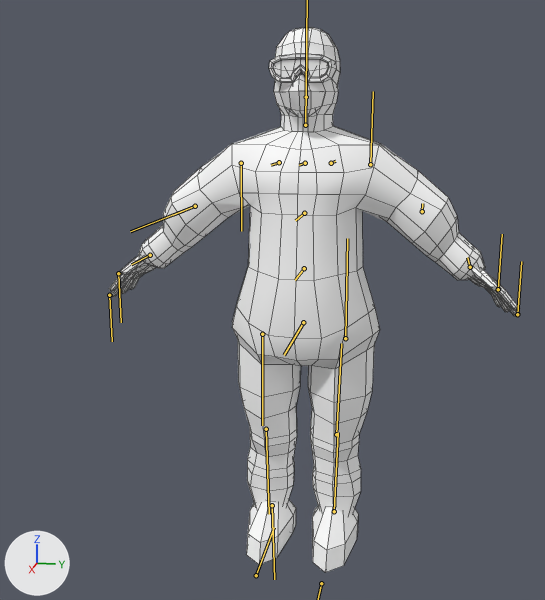
The FBX model purple-unity/Assets/Art/Anims/idleAnim_character.fbx as it was, and as the next commit left it.
One viewpoint serves both versions: a camera (50 mm lens) standing at (0.02434, 0.00376, 0.01444) and looking at (0.00008, -0.00109, 0.00838). The axes (+X, +Y, +Z) are drawn at lower left. The lights are the same throughout. Both versions are drawn at frame 1 of the action 'Take 001'; the numbers are the values there. The bones that bend it are drawn over the model as lines. Mesh edges are drawn as thin lines.

Objects in the first picture: 'character'.
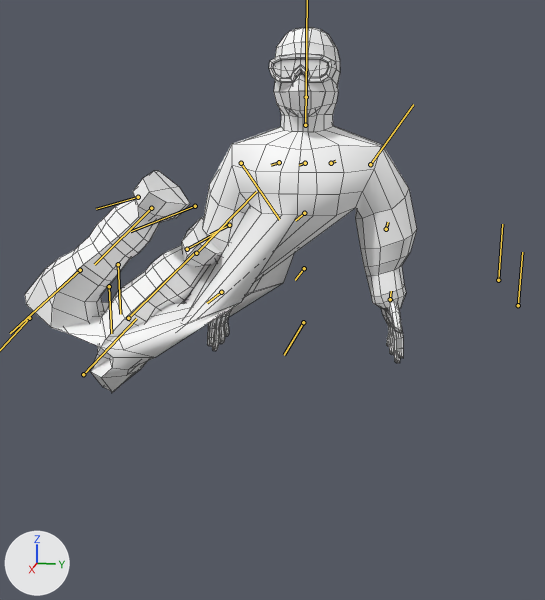
Patch to the scene script:
```diff
--- a/purple-unity/Assets/Art/Anims/idleAnim_character.fbx.py
+++ b/purple-unity/Assets/Art/Anims/idleAnim_character.fbx.py
@@ bone_arml @@
 bone_arml = bpy.data.objects['hips_CTRL'].pose.bones['armL']  # child of 'shoulderL'
-bone_arml.rotation_quaternion = (1.0, 0.0, 0.0, 0.0)  # degrees (0, 0, 0)
+bone_arml.rotation_quaternion = (0.954, -0.292, 0.048, -0.051)  # degrees (-34, 4, -7)
@@ bone_elbowl @@
 bone_elbowl = bpy.data.objects['hips_CTRL'].pose.bones['elbowL']  # child of 'armL'
-bone_elbowl.rotation_quaternion = (1.0, 0.0, 0.0, 0.0)  # degrees (0, 0, 0)
+bone_elbowl.rotation_quaternion = (0.996, -0.004, 0.034, 0.082)  # degrees (0, 4, 9)
@@ bone_armr @@
 bone_armr = bpy.data.objects['hips_CTRL'].pose.bones['armR']  # child of 'shoulderR'
-bone_armr.rotation_quaternion = (1.0, 0.0, 0.0, 0.0)  # degrees (0, 0, 0)
+bone_armr.rotation_quaternion = (0.954, -0.293, 0.035, -0.048)  # degrees (-34, 2, -6)
@@ bone_elbowr @@
 bone_elbowr = bpy.data.objects['hips_CTRL'].pose.bones['elbowR']  # child of 'armR'
-bone_elbowr.rotation_quaternion = (1.0, 0.0, 0.0, 0.0)  # degrees (0, 0, 0)
+bone_elbowr.rotation_quaternion = (0.998, -0.002, 0.026, 0.063)  # degrees (0, 3, 7)
@@ bone_thighr @@
 bone_thighr = bpy.data.objects['hips_CTRL'].pose.bones['thighR']  # child of 'transform1'
-bone_thighr.location = (0.0, 0.0, 0.0)
-bone_thighr.rotation_quaternion = (1.0, 0.0, 0.0, 0.0)  # degrees (0, 0, 0)
+bone_thighr.location = (0.074, 0.199, 0.67)
+bone_thighr.rotation_quaternion = (-0.379, 0.918, -0.061, -0.097)  # degrees (-135, 13, -2)
@@ bone_kneer @@
 bone_kneer = bpy.data.objects['hips_CTRL'].pose.bones['kneeR']  # child of 'thighR'
-bone_kneer.rotation_quaternion = (1.0, 0.0, 0.0, 0.0)  # degrees (0, 0, 0)
+bone_kneer.rotation_quaternion = (0.982, 0.016, 0.004, -0.189)  # degrees (2, 1, -22)
@@ bone_ankler @@
 bone_ankler = bpy.data.objects['hips_CTRL'].pose.bones['ankleR']  # child of 'kneeR'
-bone_ankler.rotation_quaternion = (1.0, 0.0, 0.0, 0.0)  # degrees (0, 0, 0)
+bone_ankler.rotation_quaternion = (0.992, -0.001, 0.0, 0.123)  # degrees (0, 0, 14)
@@ bone_thighl @@
 bone_thighl = bpy.data.objects['hips_CTRL'].pose.bones['thighL']  # child of 'transform1'
-bone_thighl.location = (0.0, 0.0, 0.0)
-bone_thighl.rotation_quaternion = (1.0, 0.0, 0.0, 0.0)  # degrees (0, 0, 0)
+bone_thighl.location = (0.072, 0.003, 1.15)
+bone_thighl.rotation_quaternion = (0.399, 0.913, -0.075, -0.037)  # degrees (133, 0, -10)
@@ bone_kneel @@
 bone_kneel = bpy.data.objects['hips_CTRL'].pose.bones['kneeL']  # child of 'thighL'
-bone_kneel.rotation_quaternion = (1.0, 0.0, 0.0, 0.0)  # degrees (0, 0, 0)
+bone_kneel.rotation_quaternion = (0.975, 0.019, 0.004, -0.22)  # degrees (2, 1, -25)
@@ bone_anklel @@
 bone_anklel = bpy.data.objects['hips_CTRL'].pose.bones['ankleL']  # child of 'kneeL'
-bone_anklel.rotation_quaternion = (1.0, 0.0, 0.0, 0.0)  # degrees (0, 0, 0)
+bone_anklel.rotation_quaternion = (0.991, -0.001, 0.0, 0.132)  # degrees (0, 0, 15)
```

Boxes (x1, y1, x2, y2) around the edits, measured in the pictures (545 x 600 px):
'character', posed (33% shorter): before (109, 27, 520, 572); after (25, 27, 417, 393)
bone 'armL', root to tip: before (370, 164) to (373, 91); after (370, 164) to (413, 104)
bone 'elbowL', root to tip: before (422, 211) to (422, 203); after (386, 229) to (388, 222)
bone 'armR', root to tip: before (241, 163) to (241, 231); after (241, 163) to (279, 219)
bone 'elbowR', root to tip: before (195, 206) to (173, 215); after (229, 225) to (210, 234)
bone 'thighR', root to tip: before (262, 334) to (262, 425); after (83, 374) to (136, 318)
bone 'kneeR', root to tip: before (266, 429) to (269, 514); after (128, 318) to (195, 252)
bone 'ankleR', root to tip: before (272, 505) to (274, 579); after (196, 253) to (256, 191)
bone 'kneeL', root to tip: before (336, 434) to (341, 343); after (80, 270) to (10, 333)
bone 'ankleL', root to tip: before (334, 511) to (338, 432); after (151, 208) to (94, 264)
